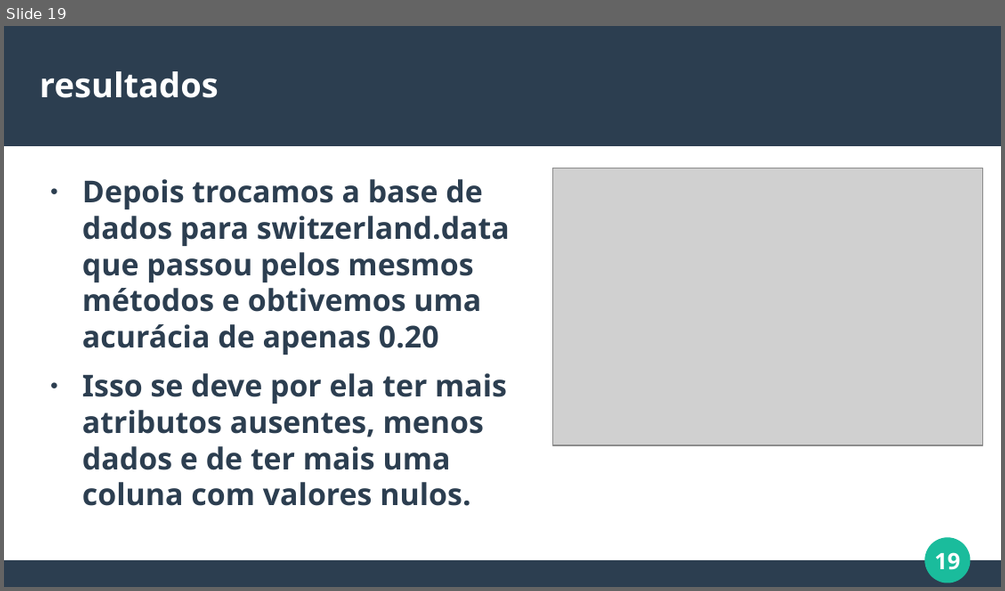
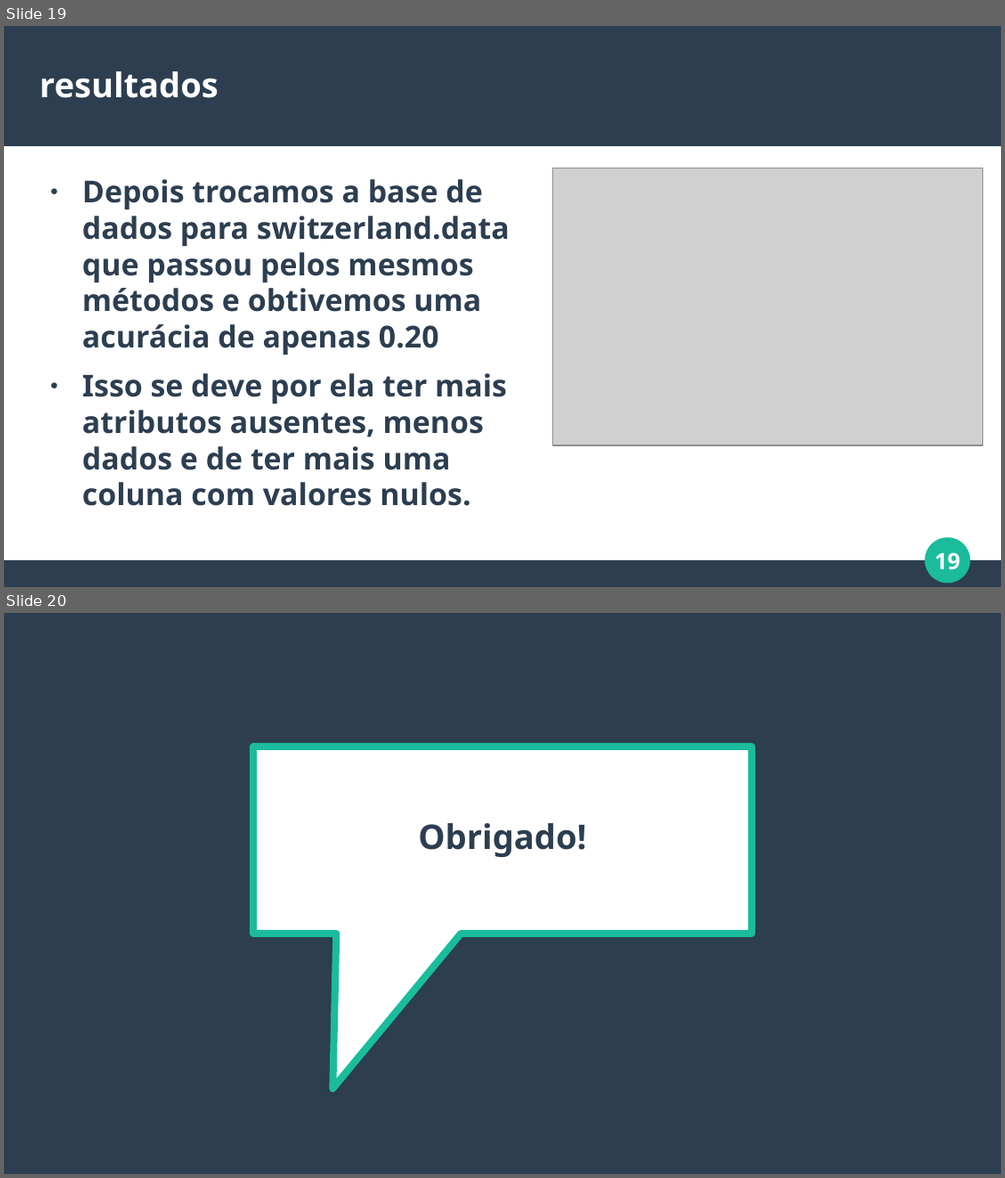
Before and after one commit to gabriel-ferreira-da-silva/Naive-Bayes-On-Heart-Diseases-Data, a slide deck: Slides estatistica.odp. Shown one above the other, each under a label of ours: slide 19 before the commit, slides 19 and 20 after it. The pictures are 1005x591 and 1005x1178 pixels, drawn with LibreOffice and Linux fonts; fonts in the diff are those of the drawing; grey boxes stand for pictures. Boxes give left, top, right and bottom in pixels: in the first picture for what was removed or moved away, otherwise in the second. Text is boxed around its words. In the diff, an @@ line names an element or a change of style, - is before the commit and + after.

```diff
--- a/Slides estatistica.odp
+++ b/Slides estatistica.odp
@@ slide 20 added at (4,613,1001,1174), background #FFFFFF @@
@@ rectangle added at (4,613,1001,1174), fill #2C3E50 @@
@@ speech box added at (254,747,752,934), fill #FFFFFF, outline #1ABC9C 5.67 pt @@
@@ title added at (418,823,586,857), 27 pt, text #2C3E50, bold @@
+Obrigado!
```
Also in this commit, not shown: 1 slide changed, 2 slides removed, 2 other files.
